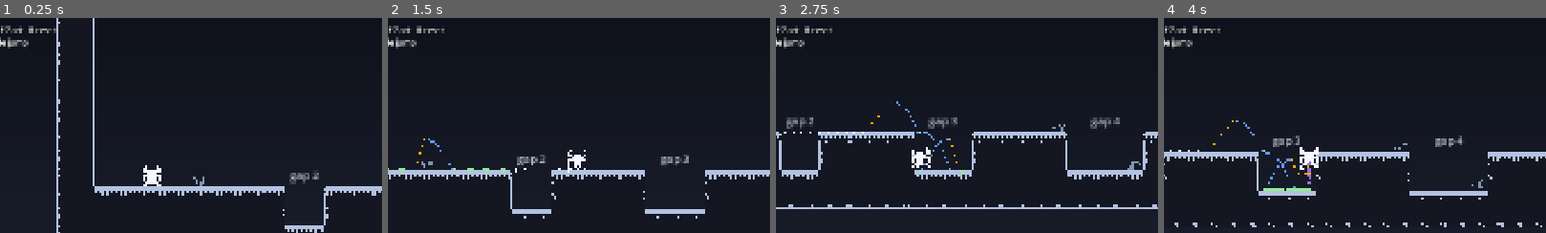
Above: before the commit, frames 1-4 (left to right).
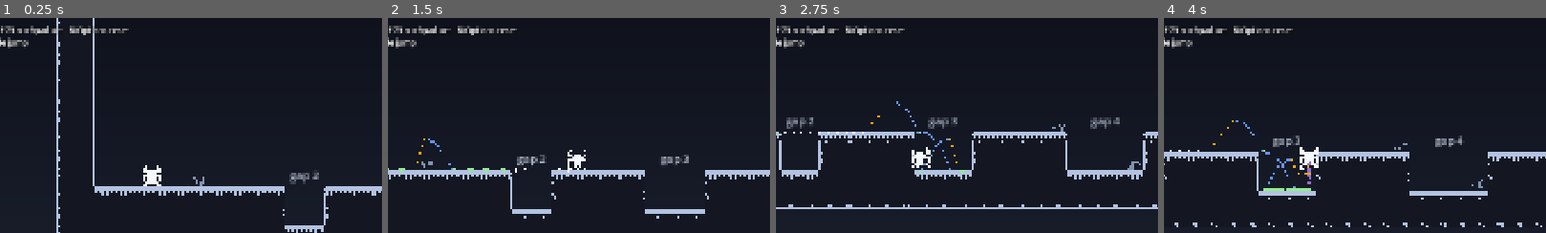
Above: after the commit, the same moments.

Repository: taylorgmckell/not-hollow-knight
Game: Godot game, scene res://src/world/graybox/graybox.tscn
Same seed, same stepped clock (60 frames per second), same inputs: the game is played once before the commit and once after it.
Inputs (mouse positions are % of the whole screen's width and height, from its top left):
- Up to frame 1 (0.25 s): no input
- Up to frame 2 (1.5 s): move the mouse to (72, 45) at 0.52 s; hold Right (move_right) from 0.53 s (still down); tap X (attack) at 0.6 s; click (72, 45) at 0.67 s; tap Z (jump) at 0.77 s; move the mouse to (30, 55) at 1.27 s; tap C (dash) at 1.35 s
- Up to frame 3 (2.75 s): tap Z (jump) at 1.52 s; move the mouse to (60, 28) at 2.02 s; release Right (move_right) at 2.03 s; hold Left (move_left) from 2.03 s (still down); tap Space at 2.1 s
- Up to frame 4 (4 s): move the mouse to (45, 70) at 2.77 s; release Left (move_left) at 2.78 s; hold Right (move_right) from 2.78 s (still down); tap J at 2.85 s; click (45, 70) at 2.92 s; tap Z (jump) at 3.02, 3.77 s; move the mouse to (80, 65) at 3.52 s; tap K at 3.6 s
The pictures show only the part of the screen within x 31-81%, y 26-76%; the shares and areas given below are measured in that part.

The runs differ from the first frame. In frame 1, 0.6% of the frame differs, in the area x 2-34%, y 3-8%; in frame 2, 0.6%; in frame 3, 0.6%; in frame 4, 0.6%.

Commit message:
Mark M0-M2 done; restart and art toggle on the controller
- PLAN.md: status column and completion notes with playtest evidence
  (clean challenge run in the 2nd non-practice attempt, death reviewed)
- PS5: Options = reset/restart (R), touchpad click = art toggle (F7);
  key help and docs/metrics.md list the controller layout
- Playtest log file names include milliseconds so two sessions started
  in the same second (e.g. switching courses) don't overwrite each other
- Input tests for the new buttons (55 tests)

Co-Authored-By: Claude Opus 5.5 <noreply@anthropic.com>

Diff:
--- a/src/autoload/input_setup.gd
+++ b/src/autoload/input_setup.gd
@@ -36,6 +36,9 @@
 	&"move_down": [JOY_BUTTON_DPAD_DOWN],
 	&"jump": [JOY_BUTTON_A],
 	&"attack": [JOY_BUTTON_X],
+	# PS5: Options and the touchpad click, so a run never needs the keyboard.
+	&"debug_reset": [JOY_BUTTON_START],
+	&"debug_preview_art": [JOY_BUTTON_TOUCHPAD],
 }
 
 ## action -> [axis, direction]. Triggers (R2 = JOY_AXIS_TRIGGER_RIGHT) count
--- a/src/debug/playtest_log.gd
+++ b/src/debug/playtest_log.gd
@@ -40,7 +40,9 @@
 	if not player or (DisplayServer.get_name() == "headless" and not record_headless):
 		return
 	DirAccess.make_dir_recursive_absolute(ProjectSettings.globalize_path(log_dir))
-	var stamp := Time.get_datetime_string_from_system().replace(":", "-")
+	# Milliseconds too: switching courses (F6) can start two sessions in one second.
+	var stamp := "%s-%03d" % [Time.get_datetime_string_from_system().replace(":", "-"),
+			Time.get_ticks_msec() % 1000]
 	file_path = "%s/%s.jsonl" % [log_dir, stamp]
 	_file = FileAccess.open(file_path, FileAccess.WRITE)
 	if not _file:
--- a/src/world/challenge/challenge.gd
+++ b/src/world/challenge/challenge.gd
@@ -34,7 +34,7 @@
 
 func controls_hint() -> String:
 	return "\n".join([
-		"F1 overlay   F2 tuning   F3 assists   F6 graybox   F7 art   R restart run",
+		"F1 overlay   F2 tuning   F3 assists   F6 graybox   F7/touchpad art   R/Options restart run",
 		"1-6 practice from a checkpoint (run won't count)",
 	])
 
--- a/src/world/graybox/graybox.gd
+++ b/src/world/graybox/graybox.gd
@@ -29,7 +29,7 @@
 
 func controls_hint() -> String:
 	return "\n".join([
-		"F1 overlay   F2 tuning   F3 assists   F4 abilities   F6 challenge   F7 art   R reset",
+		"F1 overlay   F2 tuning   F3 assists   F4 abilities   F6 challenge   F7/touchpad art   R/Options reset",
 		"1 gaps   2 pillars   3 corner   4 ledge   5 dash   6 walls   7 double jump",
 	])
 
--- a/tests/test_input.gd
+++ b/tests/test_input.gd
@@ -2,11 +2,20 @@
 ## Default bindings: simulated controller events reach the right actions.
 
 
+var _art_was_enabled := true
+
+
+func before_each() -> void:
+	_art_was_enabled = PreviewArt.enabled
+
+
 func after_each() -> void:
-	# Release everything so held inputs don't leak into later tests.
+	# Release everything so held inputs don't leak into later tests, and undo
+	# the art toggle the touchpad test fires.
+	PreviewArt.enabled = _art_was_enabled
 	_send_axis(JOY_AXIS_TRIGGER_RIGHT, 0.0)
-	_send_button(JOY_BUTTON_RIGHT_SHOULDER, false)
-	_send_button(JOY_BUTTON_A, false)
+	for button: JoyButton in [JOY_BUTTON_RIGHT_SHOULDER, JOY_BUTTON_A, JOY_BUTTON_START, JOY_BUTTON_TOUCHPAD]:
+		_send_button(button, false)
 
 
 func _send_axis(axis: JoyAxis, value: float) -> void:
@@ -48,3 +57,15 @@
 	_send_button(JOY_BUTTON_A, true)
 	await tick()
 	assert_true(Input.is_action_pressed(&"jump"), "Cross (bottom face button) is jump")
+
+
+func test_options_restarts() -> void:
+	_send_button(JOY_BUTTON_START, true)
+	await tick()
+	assert_true(Input.is_action_pressed(&"debug_reset"), "Options is reset/restart")
+
+
+func test_touchpad_toggles_art() -> void:
+	_send_button(JOY_BUTTON_TOUCHPAD, true)
+	await tick()
+	assert_true(Input.is_action_pressed(&"debug_preview_art"), "touchpad click is the art toggle")
Not shown, changed: docs/PLAN.md
Not shown, changed: docs/metrics.md
